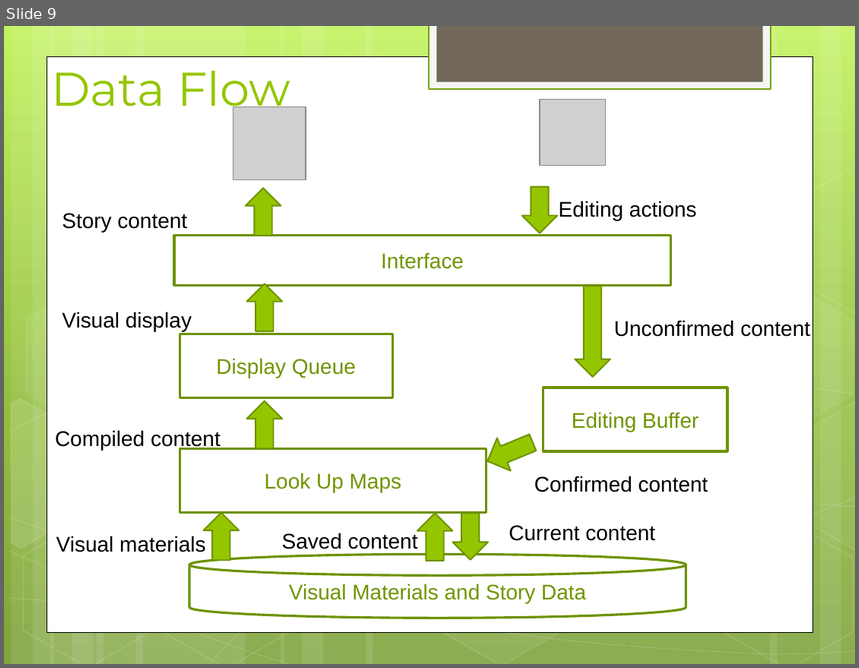
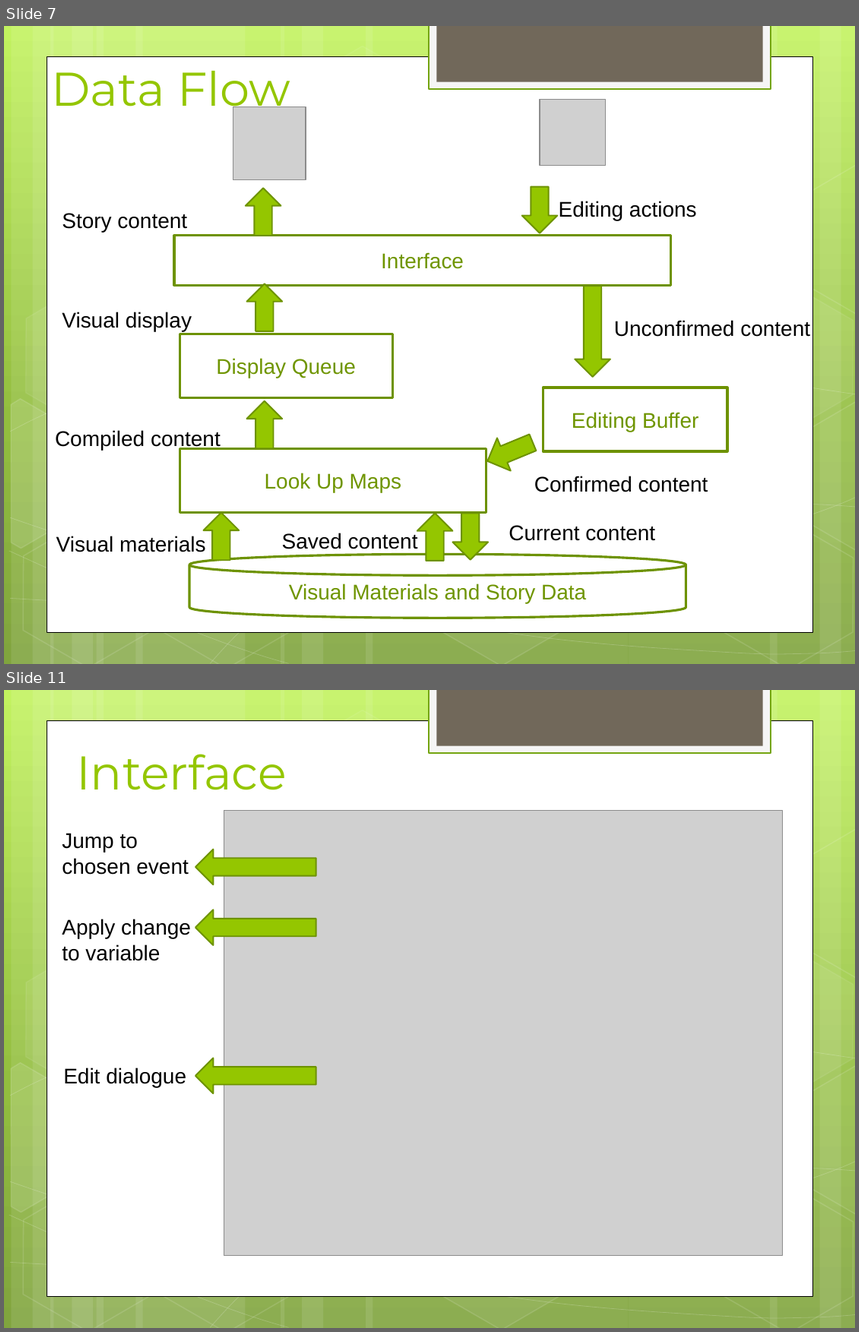
Before and after one commit to RimiChen/2016_V_SET, a slide deck: V-SET_v2_Final_Project.pptx. Shown one above the other, each under a label of ours: slide 9 before the commit, slides 7 and 11 after it; the slides between them are not shown. The pictures are 859x668 and 859x1332 pixels, drawn with LibreOffice and Linux fonts; fonts in the diff are those of the drawing; grey boxes stand for pictures. Boxes give left, top, right and bottom in pixels: in the first picture for what was removed or moved away, otherwise in the second. Text is boxed around its words. In the diff, an @@ line names an element or a change of style, - is before the commit and + after.

```diff
--- a/V-SET_v2_Final_Project.pptx
+++ b/V-SET_v2_Final_Project.pptx
@@ slide 11 added at (x1=4, y1=690, x2=855, y2=1328), background gradient #C3F35F to #93BF3F to #81A53E; not listed: 31 template elements that a slide beside it also shows @@
@@ title added at (x1=76, y1=754, x2=286, y2=790), 40 pt, text #94C600 @@
+Interface
@@ picture added at (x1=224, y1=811, x2=783, y2=1256) @@
@@ text added at (x1=62, y1=833, x2=188, y2=875), 18 pt, text #000000 @@
+Jump to chosen event
@@ left arrow added at (x1=196, y1=849, x2=316, y2=885), fill #94C600, outline #6D9200 1.25 pt @@
@@ left arrow added at (x1=196, y1=910, x2=316, y2=945), fill #94C600, outline #6D9200 1.25 pt @@
@@ text added at (x1=62, y1=919, x2=191, y2=961), 18 pt, text #000000 @@
+Apply change to variable
@@ text added at (x1=63, y1=1068, x2=186, y2=1087), 18 pt, text #000000 @@
+Edit dialogue
@@ left arrow added at (x1=196, y1=1059, x2=316, y2=1094), fill #94C600, outline #6D9200 1.25 pt @@
@@ what was slide 9 is now slide 7 @@
```
Also in this commit, not shown: 5 slides changed, 6 other slides added, 3 slides removed, 45 other files.
